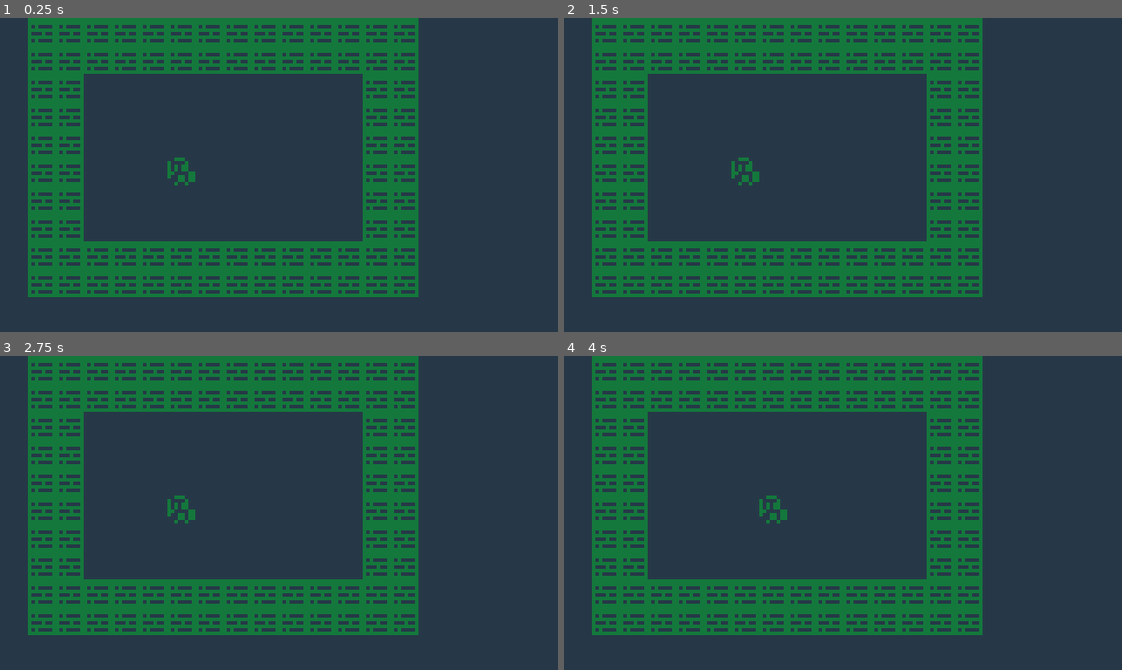
Above: before the commit, frames 1-4 (two rows, left to right).
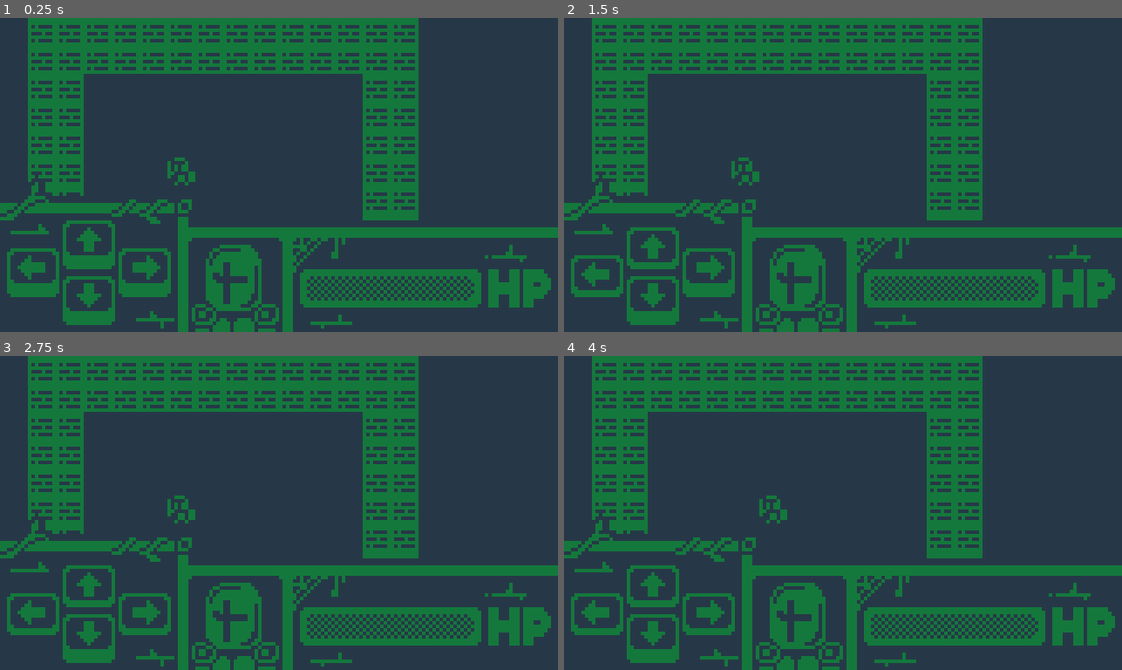
Above: after the commit, the same moments.

Repository: MrBSmith/Signals
Game: Godot game, scene res://Scenes/Level/Level.tscn
Same seed, same stepped clock (60 frames per second), same inputs: the game is played once before the commit and once after it. The project has no main scene, so this scene is started directly.
Inputs (mouse positions are in pixels of both pictures, inside the frame that each line leads up to):
- Up to frame 1 (0.25 s): no input
- Up to frame 2 (1.5 s): click (653, 244) at 0.52 s; click (597, 272) at 1.27 s
- Up to frame 3 (2.75 s): click (145, 610) at 2.02 s
- Up to frame 4 (4 s): click (653, 638) at 2.77 s; tap Enter at 3.5 s; hold D (move_right) from 3.53 s (still down)

The runs differ from the first frame. In frame 1, 16% of the frame differs, in the area x 0-100%, y 50-100%; in frame 2, 16%; in frame 3, 16%; in frame 4, 16%.

Commit message:
HUD Layout

Diff:
--- /dev/null
+++ b/Scenes/HUD/Buttons/HUD_Button.gd
@@ -0,0 +1,42 @@
+@tool
+extends TextureButton
+class_name HUD_Button
+
+const PRESSED_BUTTON_OFFSET = Vector2(0, 2)
+
+enum DIRECTION {
+	RIGHT,
+	DOWN,
+	LEFT,
+	UP
+}
+
+@onready var top_texture: TextureRect = $TopTexture
+
+@export var direction := DIRECTION.RIGHT:
+	set(value):
+		if value != direction:
+			direction = value
+			direction_changed.emit()
+
+signal direction_changed
+
+
+func _ready() -> void:
+	direction_changed.connect(_update_texture)
+	button_up.connect(_on_pressed_changed.bind(pressed))
+	button_down.connect(_on_pressed_changed.bind(pressed))
+	toggled.connect(_on_pressed_changed)
+
+	_update_texture()
+
+
+func _update_texture() -> void:
+	var region_size = top_texture.texture.region.size
+
+	top_texture.texture.set_region(Rect2(region_size * Vector2.RIGHT * direction, region_size))
+
+
+func _on_pressed_changed(button_pressed: bool) -> void:
+	var pos = PRESSED_BUTTON_OFFSET if button_pressed else Vector2.ZERO
+	top_texture.set_position(pos)
--- /dev/null
+++ b/Scenes/HUD/Buttons/HUD_Button.tscn
@@ -0,0 +1,39 @@
+[gd_scene load_steps=7 format=3 uid="uid://c2oa0reqwvk1d"]
+
+[ext_resource type="Texture2D" uid="uid://buje6164ofjit" path="res://Scenes/HUD/Sprites/ButtonSpriteSheet.png" id="1_babip"]
+[ext_resource type="Script" path="res://Scenes/HUD/Buttons/HUD_Button.gd" id="2_bdkdf"]
+[ext_resource type="Texture2D" uid="uid://bco18s0bxpq1s" path="res://Scenes/HUD/Sprites/ArrowsSpriteSheet.png" id="2_hfqpe"]
+
+[sub_resource type="AtlasTexture" id="AtlasTexture_ius7i"]
+atlas = ExtResource("1_babip")
+region = Rect2(0, 0, 15, 14)
+
+[sub_resource type="AtlasTexture" id="AtlasTexture_38x7f"]
+atlas = ExtResource("1_babip")
+region = Rect2(15, 0, 15, 14)
+
+[sub_resource type="AtlasTexture" id="AtlasTexture_el57i"]
+resource_local_to_scene = true
+atlas = ExtResource("2_hfqpe")
+region = Rect2(0, 0, 9, 7)
+
+[node name="HUD_Button" type="TextureButton"]
+offset_right = 15.0
+offset_bottom = 14.0
+toggle_mode = true
+texture_normal = SubResource("AtlasTexture_ius7i")
+texture_pressed = SubResource("AtlasTexture_38x7f")
+stretch_mode = 3
+script = ExtResource("2_bdkdf")
+metadata/_edit_lock_ = true
+
+[node name="TopTexture" type="TextureRect" parent="."]
+layout_mode = 1
+anchors_preset = -1
+anchor_right = 1.0
+anchor_bottom = 0.786
+offset_bottom = -0.00399971
+grow_horizontal = 2
+grow_vertical = 2
+texture = SubResource("AtlasTexture_el57i")
+stretch_mode = 3
--- /dev/null
+++ b/Scenes/HUD/HUD.gd
@@ -0,0 +1,11 @@
+extends CanvasLayer
+
+
+# Called when the node enters the scene tree for the first time.
+func _ready() -> void:
+	pass # Replace with function body.
+
+
+# Called every frame. 'delta' is the elapsed time since the previous frame.
+func _process(delta: float) -> void:
+	pass
--- /dev/null
+++ b/Scenes/HUD/HUD.tscn
@@ -0,0 +1,121 @@
+[gd_scene load_steps=9 format=3 uid="uid://wnmt1gfqopgo"]
+
+[ext_resource type="Texture2D" uid="uid://cj7gsxn6o05ls" path="res://Scenes/HUD/Sprites/HUD_BG.png" id="1_4irbw"]
+[ext_resource type="Script" path="res://Scenes/HUD/HUD.gd" id="1_i3buh"]
+[ext_resource type="Texture2D" uid="uid://cipnssfwr1x25" path="res://Scenes/Character/Sprites/Portrait.png" id="2_hand3"]
+[ext_resource type="Texture2D" uid="uid://pi060ssenidt" path="res://Scenes/HUD/Sprites/JaugeSpriteSheet.png" id="3_6cbvu"]
+[ext_resource type="Texture2D" uid="uid://2pup1wk1843t" path="res://Scenes/HUD/Sprites/HP_Label.png" id="4_8ankx"]
+[ext_resource type="PackedScene" uid="uid://c2oa0reqwvk1d" path="res://Scenes/HUD/Buttons/HUD_Button.tscn" id="5_xlfio"]
+
+[sub_resource type="AtlasTexture" id="AtlasTexture_4tb07"]
+atlas = ExtResource("3_6cbvu")
+region = Rect2(0, 0, 52, 11)
+
+[sub_resource type="AtlasTexture" id="AtlasTexture_oufx1"]
+atlas = ExtResource("3_6cbvu")
+region = Rect2(0, 11, 52, 11)
+
+[node name="HUD" type="CanvasLayer"]
+script = ExtResource("1_i3buh")
+
+[node name="HUD_Container" type="Control" parent="."]
+layout_mode = 3
+anchors_preset = 15
+anchor_right = 1.0
+anchor_bottom = 1.0
+grow_horizontal = 2
+grow_vertical = 2
+metadata/_edit_lock_ = true
+
+[node name="Background" type="TextureRect" parent="HUD_Container"]
+layout_mode = 1
+anchors_preset = 12
+anchor_top = 1.0
+anchor_right = 1.0
+anchor_bottom = 1.0
+offset_top = -90.0
+grow_horizontal = 2
+grow_vertical = 0
+texture = ExtResource("1_4irbw")
+metadata/_edit_lock_ = true
+
+[node name="Portrait" type="TextureRect" parent="HUD_Container"]
+layout_mode = 1
+anchors_preset = -1
+anchor_left = 0.422
+anchor_top = 1.0
+anchor_right = 0.422
+anchor_bottom = 1.0
+offset_left = -12.52
+offset_top = -25.0
+offset_right = 12.48
+texture = ExtResource("2_hand3")
+
+[node name="HP" type="HBoxContainer" parent="HUD_Container"]
+layout_mode = 0
+offset_left = 86.0
+offset_top = 72.0
+offset_right = 158.0
+offset_bottom = 83.0
+theme_override_constants/separation = 2
+metadata/_edit_lock_ = true
+
+[node name="Gauge" type="TextureProgressBar" parent="HUD_Container/HP"]
+layout_mode = 2
+max_value = 52.0
+value = 51.0
+texture_over = SubResource("AtlasTexture_4tb07")
+texture_progress = SubResource("AtlasTexture_oufx1")
+metadata/_edit_lock_ = true
+
+[node name="TextureRect" type="TextureRect" parent="HUD_Container/HP"]
+layout_mode = 2
+texture = ExtResource("4_8ankx")
+
+[node name="MarginContainer" type="MarginContainer" parent="HUD_Container"]
+layout_mode = 1
+anchors_preset = 2
+anchor_top = 1.0
+anchor_bottom = 1.0
+offset_top = -34.0
+offset_right = 51.0
+grow_vertical = 0
+theme_override_constants/margin_top = 2
+theme_override_constants/margin_bottom = 2
+
+[node name="MoveButtons" type="VBoxContainer" parent="HUD_Container/MarginContainer"]
+layout_mode = 2
+theme_override_constants/separation = -6
+metadata/_edit_lock_ = true
+
+[node name="Up" parent="HUD_Container/MarginContainer/MoveButtons" instance=ExtResource("5_xlfio")]
+unique_name_in_owner = true
+layout_mode = 2
+size_flags_horizontal = 6
+size_flags_vertical = 6
+direction = 3
+
+[node name="HBoxContainer" type="HBoxContainer" parent="HUD_Container/MarginContainer/MoveButtons"]
+layout_mode = 2
+size_flags_vertical = 6
+theme_override_constants/separation = 13
+
+[node name="Left" parent="HUD_Container/MarginContainer/MoveButtons/HBoxContainer" instance=ExtResource("5_xlfio")]
+unique_name_in_owner = true
+layout_mode = 2
+size_flags_horizontal = 6
+size_flags_vertical = 4
+direction = 2
+
+[node name="Right" parent="HUD_Container/MarginContainer/MoveButtons/HBoxContainer" instance=ExtResource("5_xlfio")]
+unique_name_in_owner = true
+layout_mode = 2
+size_flags_horizontal = 6
+size_flags_vertical = 4
+
+[node name="Down" parent="HUD_Container/MarginContainer/MoveButtons" instance=ExtResource("5_xlfio")]
+unique_name_in_owner = true
+layout_mode = 2
+size_flags_horizontal = 6
+size_flags_vertical = 6
+direction = 1
--- a/Scenes/Level/Level.tscn
+++ b/Scenes/Level/Level.tscn
@@ -1,8 +1,9 @@
-[gd_scene load_steps=7 format=3 uid="uid://c1injeuysrbra"]
+[gd_scene load_steps=8 format=3 uid="uid://c1injeuysrbra"]
 
 [ext_resource type="Script" path="res://Scenes/Level/Level.gd" id="1_m4fqr"]
 [ext_resource type="Texture2D" uid="uid://bo5q1uq8v02qx" path="res://Scenes/Level/Tileset/Tileset.png" id="1_sxbsh"]
 [ext_resource type="PackedScene" uid="uid://4ensv3swlq3v" path="res://Scenes/Character/Character.tscn" id="3_xo1gg"]
+[ext_resource type="PackedScene" uid="uid://wnmt1gfqopgo" path="res://Scenes/HUD/HUD.tscn" id="4_6pgqp"]
 
 [sub_resource type="TileSetAtlasSource" id="TileSetAtlasSource_0rg8c"]
 resource_name = "Walls"
@@ -66,4 +67,6 @@
 unique_name_in_owner = true
 position = Vector2(52, 44)
 
+[node name="HUD" parent="." instance=ExtResource("4_6pgqp")]
+
 [connection signal="try_moving" from="Character" to="." method="_on_character_try_moving"]
Binary file added: Scenes/HUD/Sprites/ArrowsSpriteSheet.png
Not shown, added: Scenes/HUD/Sprites/ArrowsSpriteSheet.png.import
Binary file added: Scenes/HUD/Sprites/ButtonSpriteSheet.png
Not shown, added: Scenes/HUD/Sprites/ButtonSpriteSheet.png.import
Binary file added: Scenes/HUD/Sprites/HP_Label.png
Not shown, added: Scenes/HUD/Sprites/HP_Label.png.import
Binary file added: Scenes/HUD/Sprites/HUD_BG.png
Not shown, added: Scenes/HUD/Sprites/HUD_BG.png.import
Binary file added: Scenes/HUD/Sprites/JaugeSpriteSheet.png
Not shown, added: Scenes/HUD/Sprites/JaugeSpriteSheet.png.import
